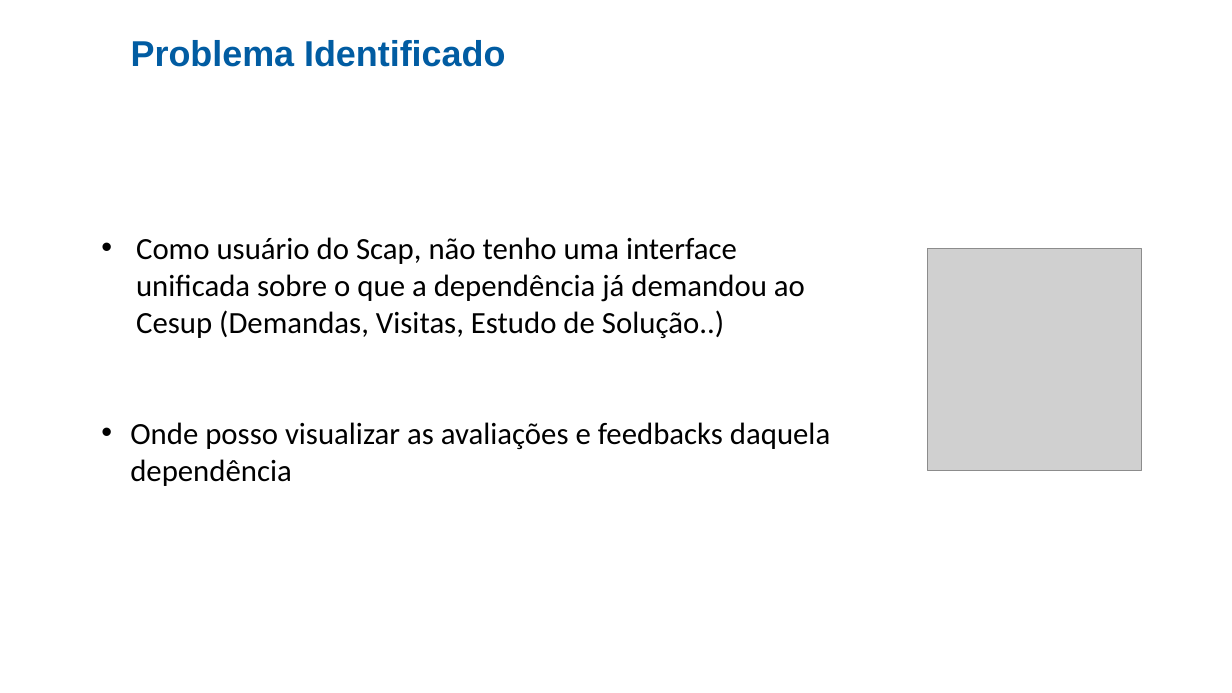
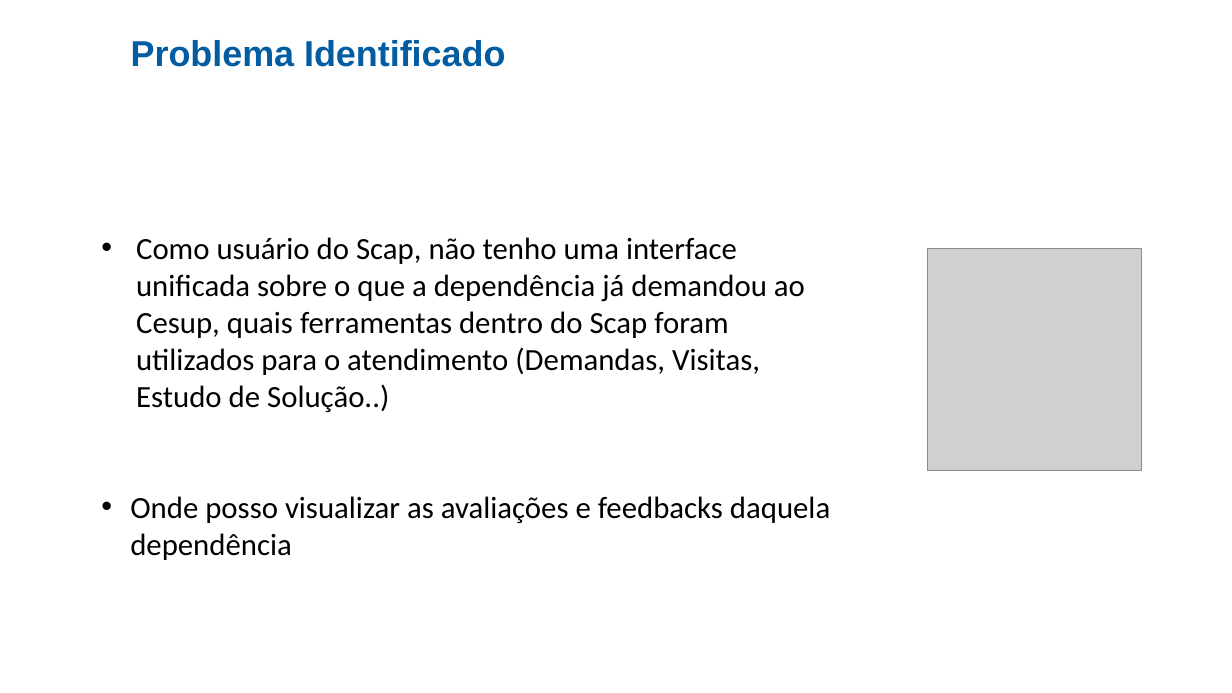
Before and after one commit to cezarnk/projetos, a slide deck: slide 3 of Apresentação Cesup Rede/Projeto 2.pptx. Drawn at 1232x693 pixels with LibreOffice and Linux fonts; fonts in the diff are those of the drawing; grey boxes stand for pictures; background and template pictures are left out. Boxes give left, top, right and bottom in pixels: in the first picture for what was removed or moved away, otherwise in the second. Text is boxed around its words. In the diff, an @@ line names an element or a change of style, - is before the commit and + after.

```diff
--- a/Apresentação Cesup Rede/Projeto 2.pptx
+++ b/Apresentação Cesup Rede/Projeto 2.pptx
@@ text at <box>136,237,805,412</box>: text changed @@
-• Como usuário do Scap, não tenho uma interface unificada sobre o que a dependência já demandou ao Cesup (Demandas, Visitas, Estudo de Solução..)
+• Como usuário do Scap, não tenho uma interface unificada sobre o que a dependência já demandou ao Cesup, quais ferramentas dentro do Scap foram utilizados para o atendimento (Demandas, Visitas, Estudo de Solução..)
```
Also in this commit, not shown: 2 other slides changed, 2 other files.
